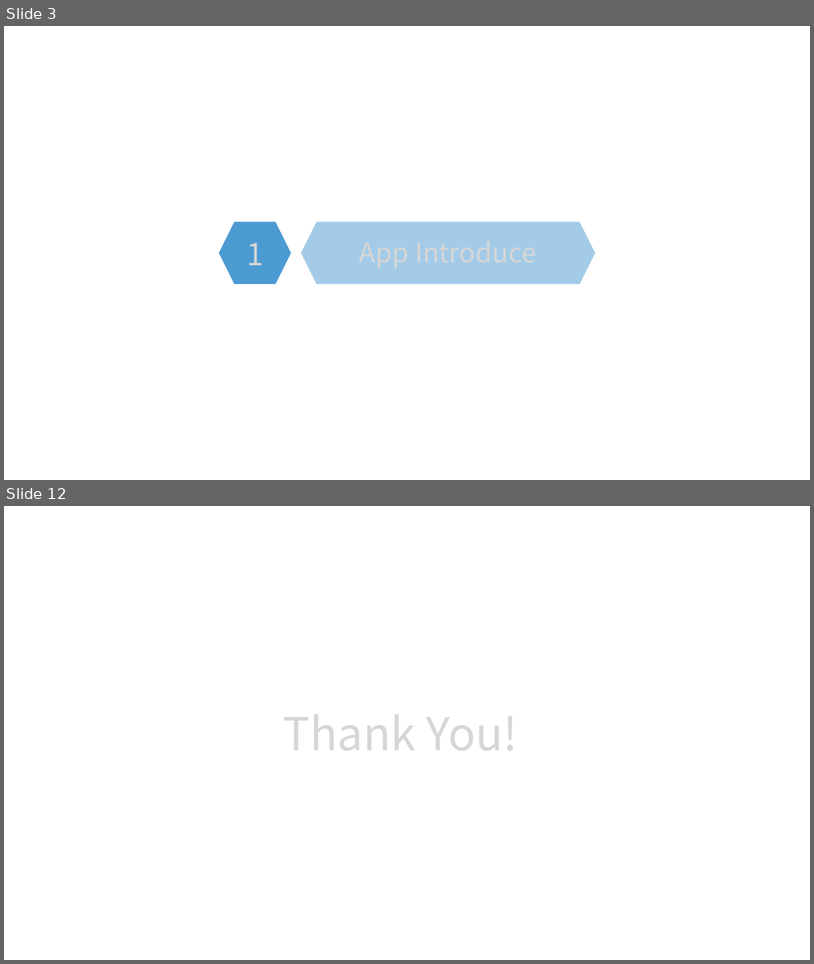
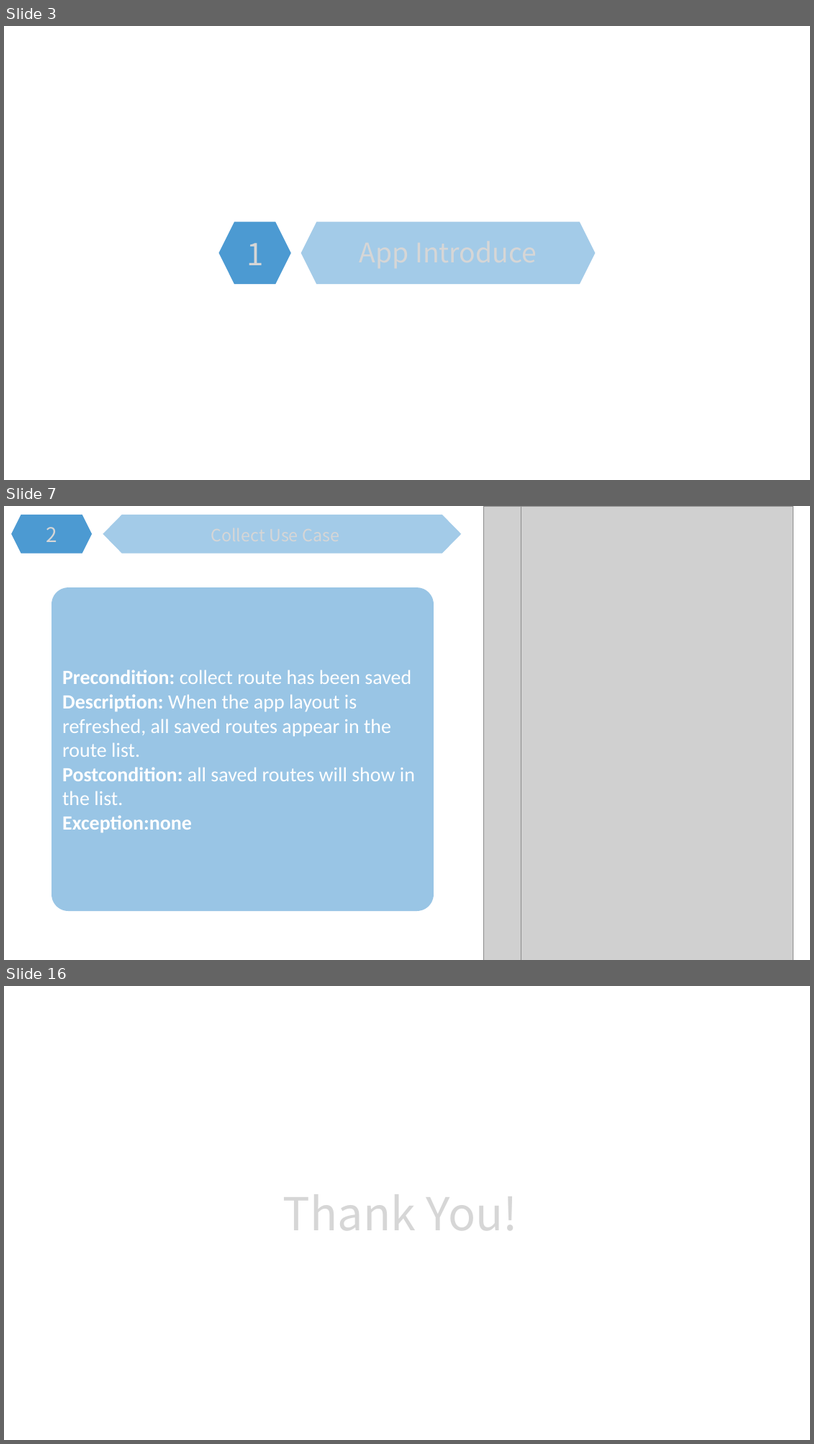
Before and after one commit to MobileApps-BJTU/RoadCondition, a slide deck: BuDu.pptx. Shown one above the other, each under a label of ours: slides 3 and 12 before the commit, slides 3, 7 and 16 after it; the slides between them are not shown. The pictures are 814x964 and 814x1444 pixels, drawn with LibreOffice and Linux fonts; fonts in the diff are those of the drawing; grey boxes stand for pictures; background and template pictures are left out. Boxes give left, top, right and bottom in pixels: in the first picture for what was removed or moved away, otherwise in the second. Text is boxed around its words. In the diff, an @@ line names an element or a change of style, - is before the commit and + after.

```diff
--- a/BuDu.pptx
+++ b/BuDu.pptx
@@ slide 7 added at [4,506,810,960], background picture (left out) @@
@@ group added at [11,515,462,554]: 2 texts, 1 hexagon, 1 freeform shape @@
+2
+Collect Use Case
@@ picture added at [484,506,756,960] @@
@@ picture added at [521,506,793,960] @@
@@ rounded rectangle added at [52,587,434,911], fill #0070C0 at 40% opacity, 24 pt, text #FFFFFF @@
+Precondition: collect route has been saved
+Description: When the app layout is refreshed, all saved routes appear in the route list.
+Postcondition: all saved routes will show in the list.
+Exception:none
@@ what was slide 12 is now slide 16 @@
```
Also in this commit, not shown: 9 slides changed, 3 other slides added, 5 other files.
